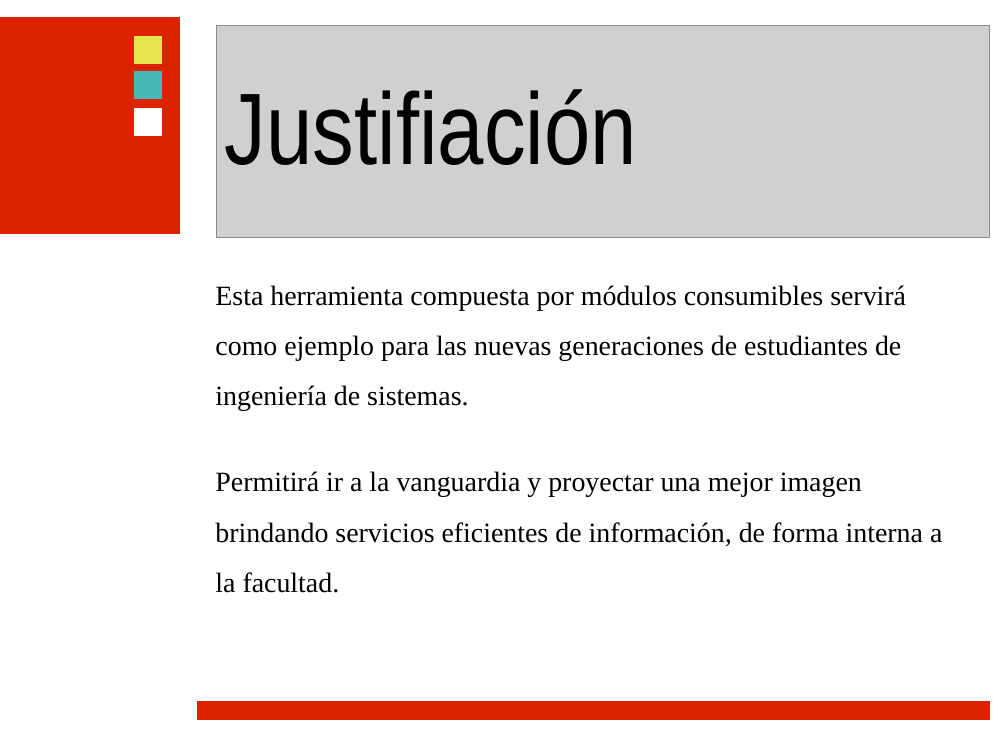
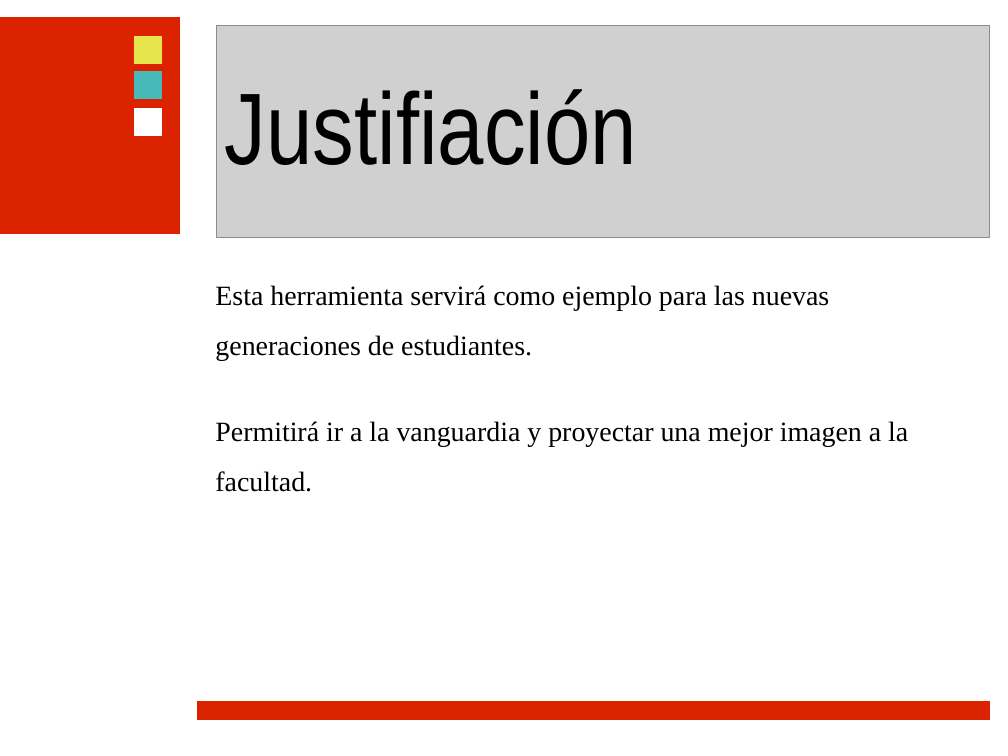
Before and after one commit to ramayac/jhard, a slide deck: slide 18 of presentaciones/primera defensa/jhard.odp. Drawn at 1008x756 pixels with LibreOffice and Linux fonts; fonts in the diff are those of the drawing; grey boxes stand for pictures; background and template pictures are left out. Boxes give left, top, right and bottom in pixels: in the first picture for what was removed or moved away, otherwise in the second. Text is boxed around its words. In the diff, an @@ line names an element or a change of style, - is before the commit and + after.

```diff
--- a/presentaciones/primera defensa/jhard.odp
+++ b/presentaciones/primera defensa/jhard.odp
@@ text at [215, 285, 908, 492]: text changed @@
-Esta herramienta compuesta por módulos consumibles servirá como ejemplo para las nuevas generaciones de estudiantes de ingeniería de sistemas.
-Permitirá ir a la vanguardia y proyectar una mejor imagen brindando servicios eficientes de información, de forma interna a la facultad.
+Esta herramienta servirá como ejemplo para las nuevas generaciones de estudiantes.
+Permitirá ir a la vanguardia y proyectar una mejor imagen a la facultad.
```
Also in this commit, not shown: 10 other slides changed.
